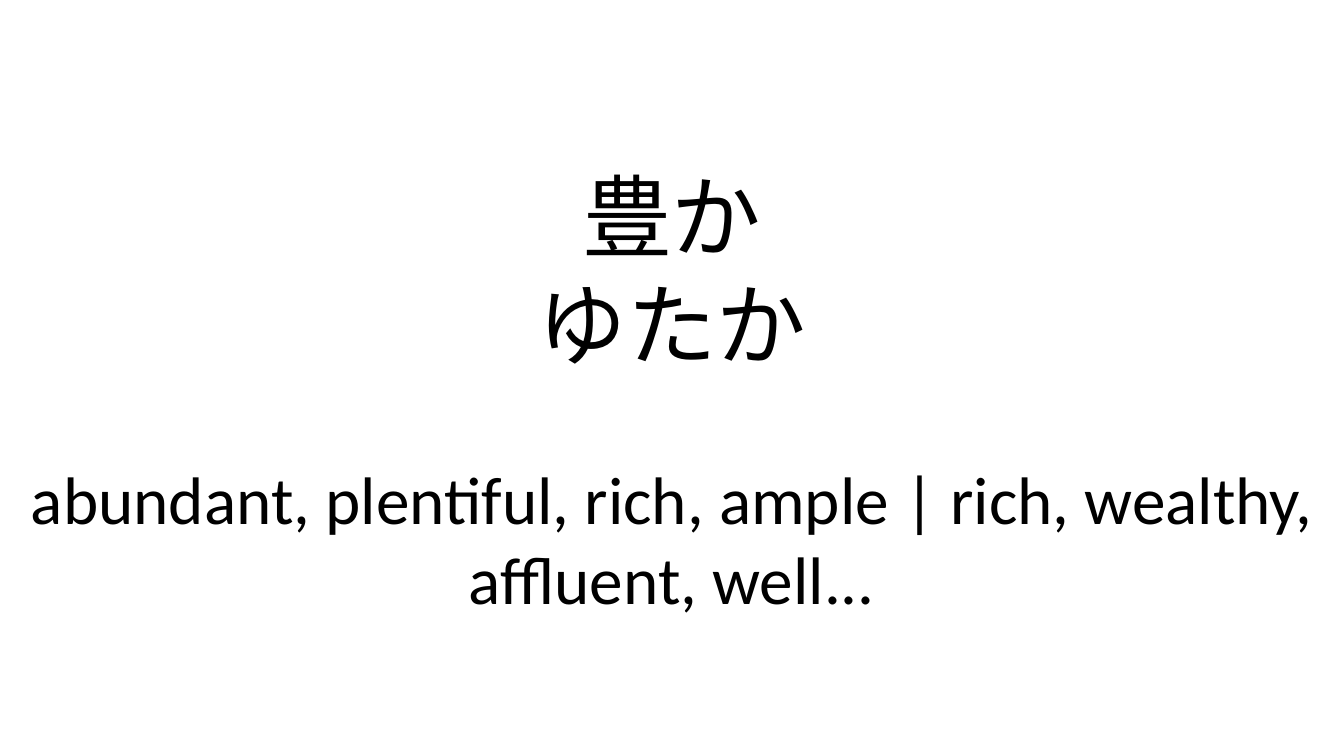
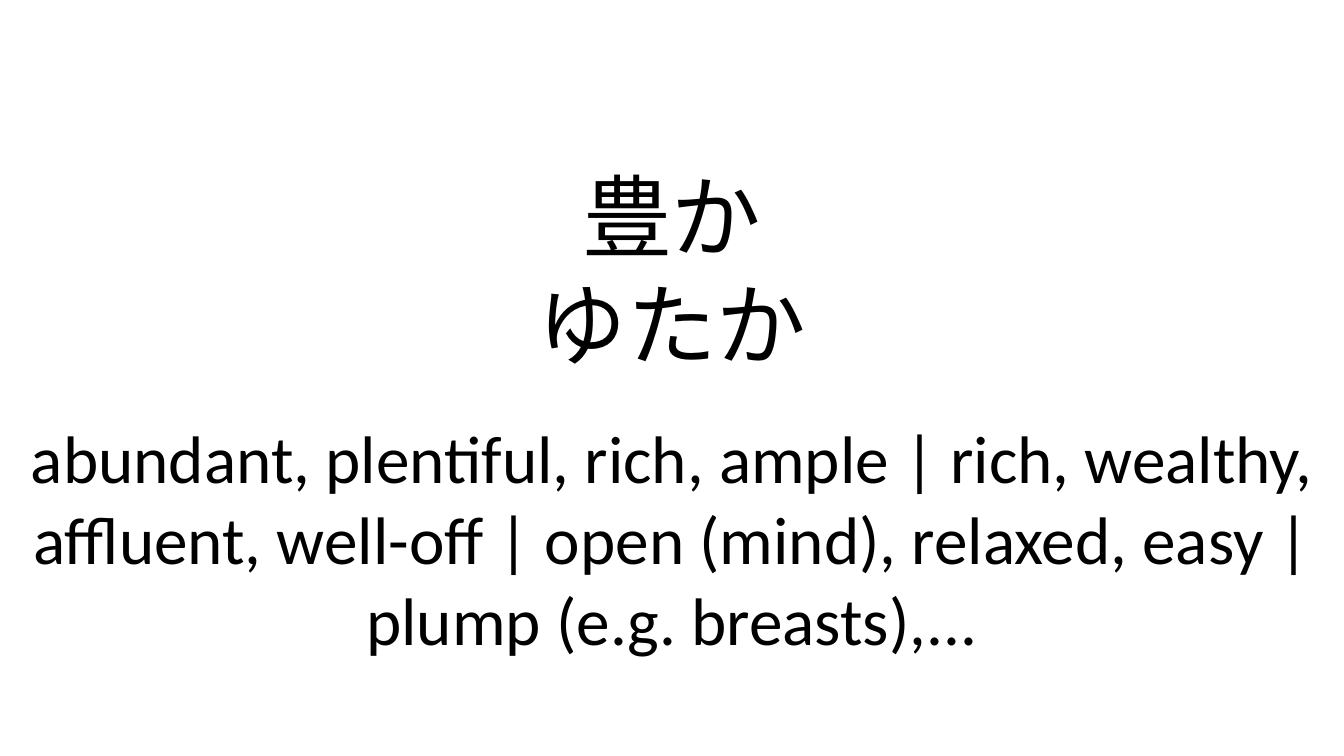
Before and after one commit to ariqRam/ankislide, a slide deck: slide 1 of output/2023-10-2/new.pptx. Drawn at 1344x756 pixels with LibreOffice and Linux fonts; fonts in the diff are those of the drawing. Boxes give left, top, right and bottom in pixels: in the first picture for what was removed or moved away, otherwise in the second. Text is boxed around its words. In the diff, an @@ line names an element or a change of style, - is before the commit and + after.

```diff
--- a/output/2023-10-2/new.pptx
+++ b/output/2023-10-2/new.pptx
@@ text at (31, 436, 1312, 657): text changed @@
-abundant, plentiful, rich, ample | rich, wealthy, affluent, well...
+abundant, plentiful, rich, ample | rich, wealthy, affluent, well-off | open (mind), relaxed, easy | plump (e.g. breasts),...
```
Also in this commit, not shown: 12 slides added, 16 other files.
